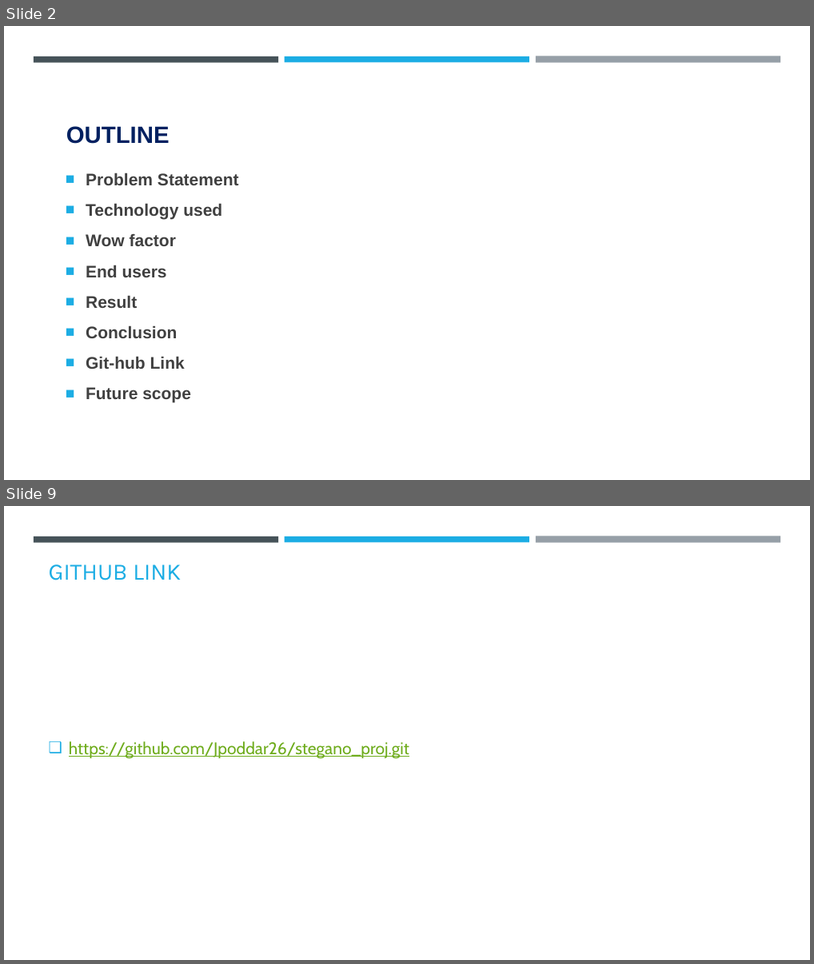
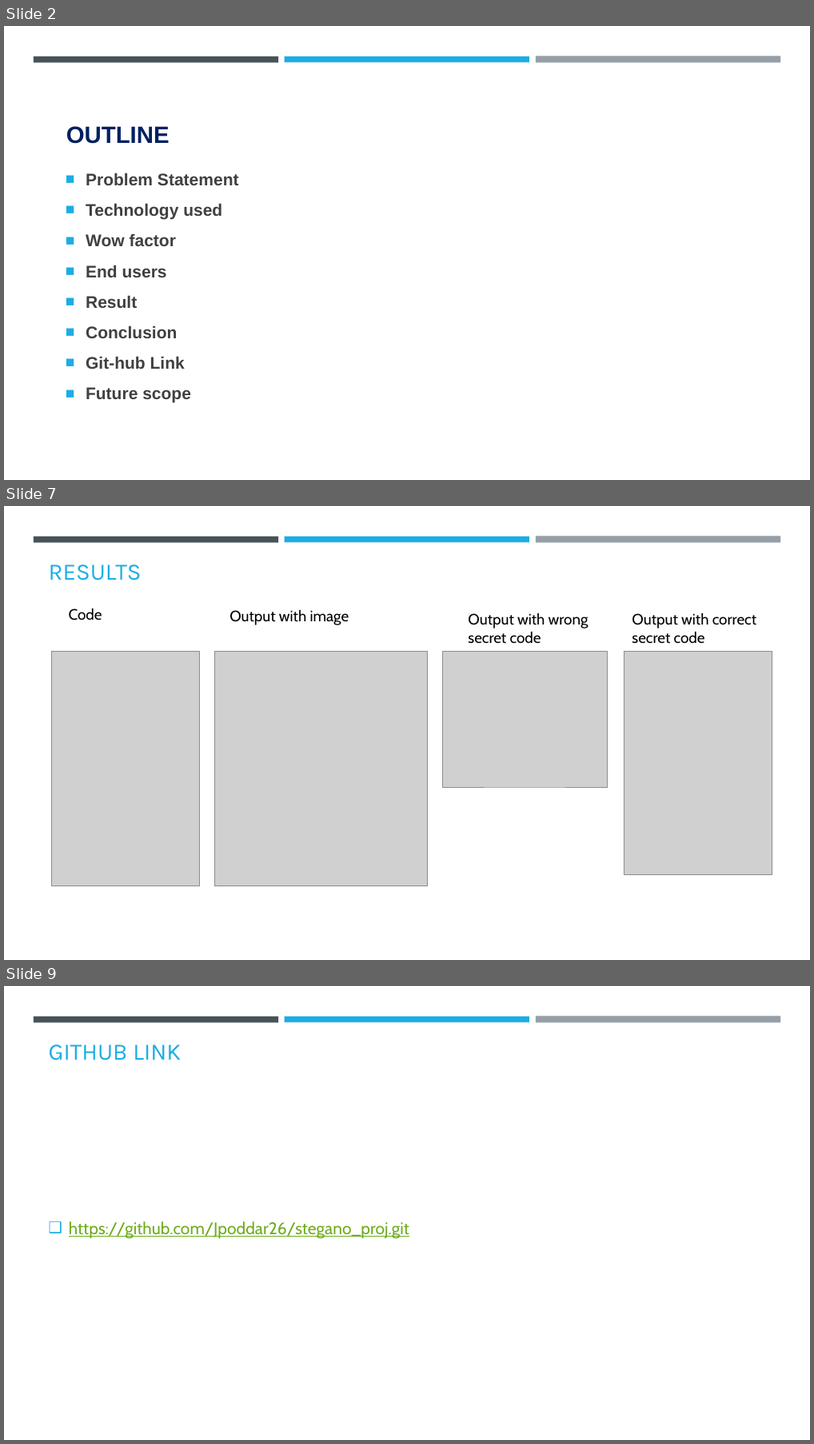
Before and after one commit to Jpoddar26/stegano_proj, a slide deck: AICTE PPT Template (1).pptx. Shown one above the other, each under a label of ours: slides 2 and 9 before the commit, slides 2, 7 and 9 after it; the slides between them are not shown. The pictures are 814x964 and 814x1444 pixels, drawn with LibreOffice and Linux fonts; fonts in the diff are those of the drawing; grey boxes stand for pictures; background and template pictures are left out. Boxes give left, top, right and bottom in pixels: in the first picture for what was removed or moved away, otherwise in the second. Text is boxed around its words. In the diff, an @@ line names an element or a change of style, - is before the commit and + after.

```diff
--- a/AICTE PPT Template (1).pptx
+++ b/AICTE PPT Template (1).pptx
@@ slide 7 added at [4,506,810,960], background #FFFFFF; not listed: 3 template elements that a slide beside it also shows @@
@@ title added at [49,564,142,580], 28 pt, text #1CADE4 @@
+RESULTS
@@ text added at [69,608,102,620], 18 pt, text #000000 @@
+Code
@@ text added at [230,610,350,625], 18 pt, text #000000 @@
+Output with image
@@ text added at [468,613,589,644], 18 pt, text #000000 @@
+Output with wrong secret code
@@ text added at [632,612,757,644], 18 pt, text #000000 @@
+Output with correct secret code
@@ picture added at [51,651,199,885] @@
@@ picture added at [214,651,427,885] @@
@@ picture added at [442,651,608,787] @@
@@ picture added at [624,651,772,875] @@
```
Also in this commit, not shown: 4 slides changed, 1 other slide added, 2 slides removed.
